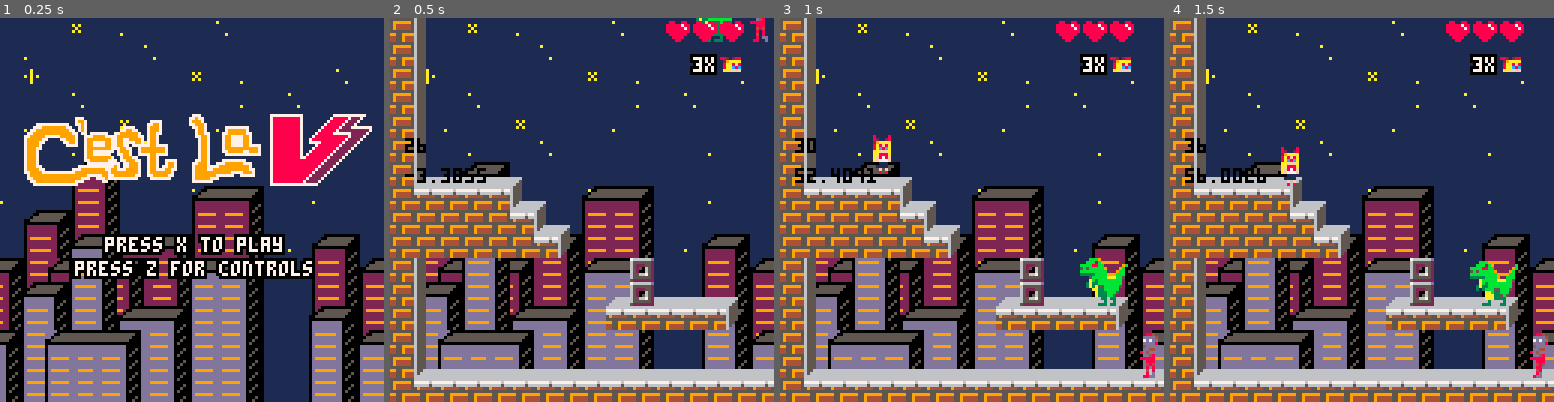
Above: before the commit, frames 1-4 (left to right).
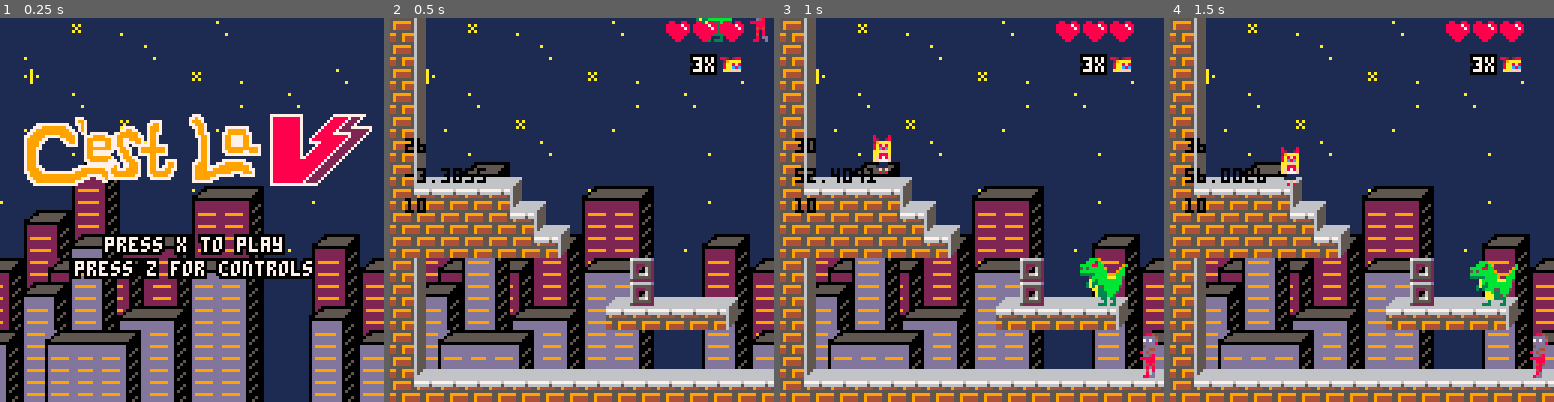
Above: after the commit, the same moments.

Repository: MarkNickerson/SailorV
Game: PICO-8 cartridge sailorv.p8
Two runs of this game, one before a commit and one after it. Both use one fixed random seed, a clock stepped at 60 frames per second and the inputs below.
Inputs:
- Up to frame 1 (0.25 s): no input
- Up to frame 2 (0.5 s): tap X (X key) at 0.33 s
- Up to frame 3 (1 s): tap O (Z key) at 0.7 s
- Up to frame 4 (1.5 s): tap X (X key) at 1.07 s

Frame 1 is identical in both runs. In frame 2, 0.1% of the frame differs, in the area x 3-10%, y 46-51%; in frame 3, 0.1%; in frame 4, 0.1%.

Commit message:
zombies and deityzillas die

Diff:
--- a/sailorv.p8
+++ b/sailorv.p8
@@ -148,6 +148,8 @@
   end
 
   obs_collision(allninjas, player)
+  obs_collision(allzombies, player)
+  obs_collision(alldeities, player)
 end
 
 function punch()
@@ -179,6 +181,8 @@
   end
 
   obs_collision(allninjas, player)
+  obs_collision(allzombies, player)
+  obs_collision(alldeities, player)
 end
 
 
@@ -476,7 +480,7 @@
         end
       end
 
-    elseif obj1.tag == 2 then
+    elseif obj1.tag == 2 or obj1.tag == 8 or obj1.tag == 7 then
       if((f.y <= obj2.y+8) and (f.y >= obj2.y-8)) and ((f.x <= obj2.x+8) and (f.x >= obj2.x-8)) then
         if actor.flp == true then
           if(f.x-6.5 <= 0 or solid(f, f.x - 6.5, f.y-0.5, 1)) then
@@ -561,7 +564,7 @@
     update_ninja(actor)
   end
   if(actor.tag == 7) then
-    update_deityzilla()
+    update_deityzilla(actor)
   end
   if(actor.tag == 8) then
     update_zombie(actor)
@@ -736,6 +739,10 @@
 
 allzombies = {
   tag = 8
+}
+
+alldeities = {
+  tag = 7
 }
 
 function update_shuriken(obj)
@@ -1031,10 +1038,11 @@
     throw_timer = 0,
     hearts = 5
   }
+  add(alldeities, deityzilla)
   return deityzilla
 end
 
-function throw_deityzilla()
+function throw_deityzilla(deityzilla)
    if(deityzilla.is_throwing == true) then
     if(deityzilla.throw_timer == 0) then -- spawn a shuriken once animation finishes
       deityzilla.sprite = 104
@@ -1059,8 +1067,8 @@
     end
 end
 
-function update_deityzilla()
-  throw_deityzilla()
+function update_deityzilla(deityzilla)
+  throw_deityzilla(deityzilla)
    if(t % 10 == 0 and deityzilla.sprite < 102) then
       deityzilla.sprite = deityzilla.sprite + 2
     elseif(t % 10 == 0 and deityzilla.sprite == 102) then
@@ -1086,9 +1094,14 @@
   --end
 
   deityzilla.dy+=deityzilla.gravity
-end
-
-function draw_deityzilla()
+
+  if((deityzilla.y >= 150 and deityzilla.y <= 155) or (deityzilla.y >= 260 and deityzilla.y <= 265) or deityzilla.health == nil) then
+    del(alldeities, deityzilla)
+  end
+
+end
+
+function draw_deityzilla(deityzilla)
    spr(deityzilla.sprite, deityzilla.x, deityzilla.y-16, 2, 2, deityzilla.flip)
 end
 
@@ -1213,7 +1226,7 @@
 
 function init_game()
   player = make_player(20,1)
-  deityzilla = make_deityzilla(100, 0)
+  make_deityzilla(100, 0)
 
   brawl_spawn = false
   brawl_clear = true
@@ -1249,7 +1262,7 @@
   foreach(checkpoint, update_checkpoint)
   foreach(allninjas, move_actor)
   foreach(allzombies, move_actor)
-  move_actor(deityzilla)
+  foreach(alldeities, move_actor)
   move_actor(player)
 
   if(player.x >= 300 and player.x <= 350 and zone == 1) then
@@ -1312,7 +1325,8 @@
   foreach(allninjas, draw_ninja)
   foreach(shuriken, draw_obj)
   foreach(allzombies, draw_zombie)
-  draw_deityzilla()
+  --draw_deityzilla()
+  foreach(alldeities, draw_deityzilla)
   foreach(fireball, draw_obj)
   foreach(health_pack, draw_obj)
   foreach(checkpoint, draw_obj)
@@ -1350,6 +1364,7 @@
    print(player.x,cam.x + 5,cam.y+40,0)
    print(player.y,cam.x + 5,cam.y+50,0)
   -- print(enemycount,cam.x + 5,48,0)
+   print(deityzilla.health,cam.x + 5,cam.y+60,0)
   draw_hearts()
   draw_lives()
   camera(0,0)
